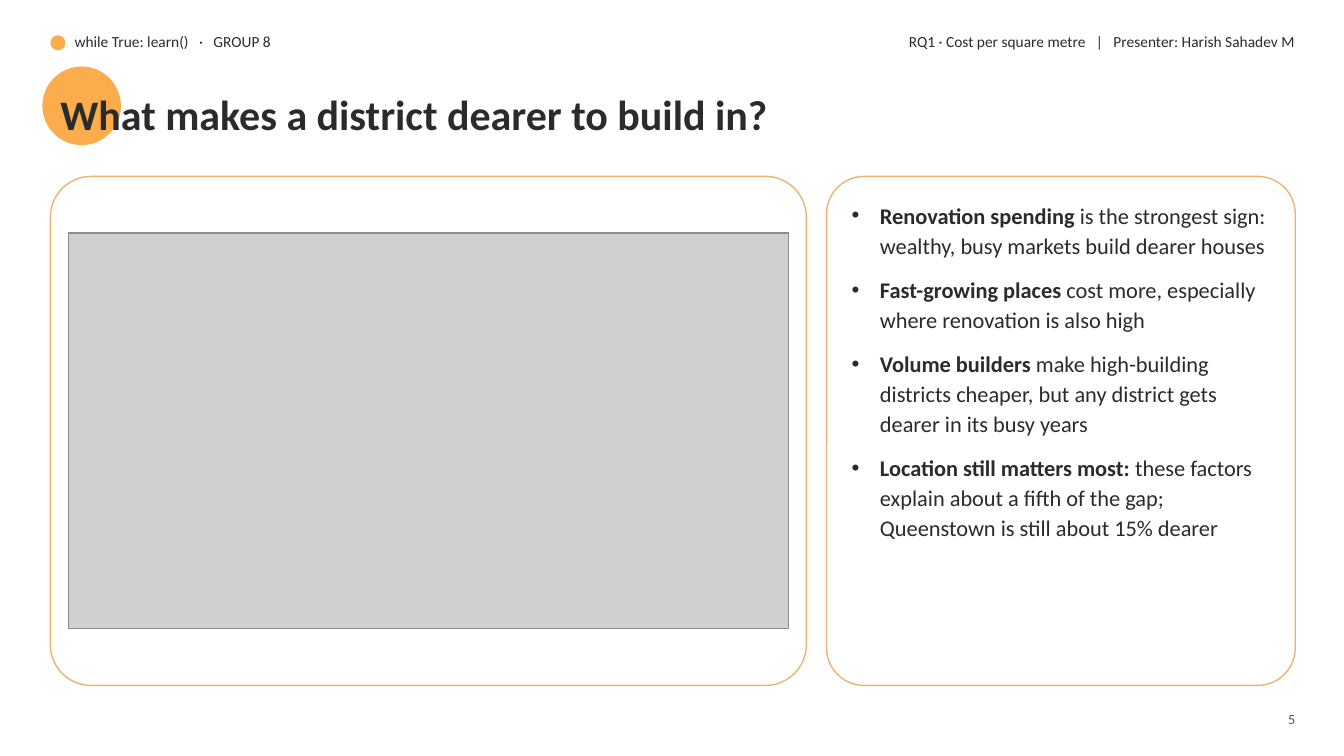
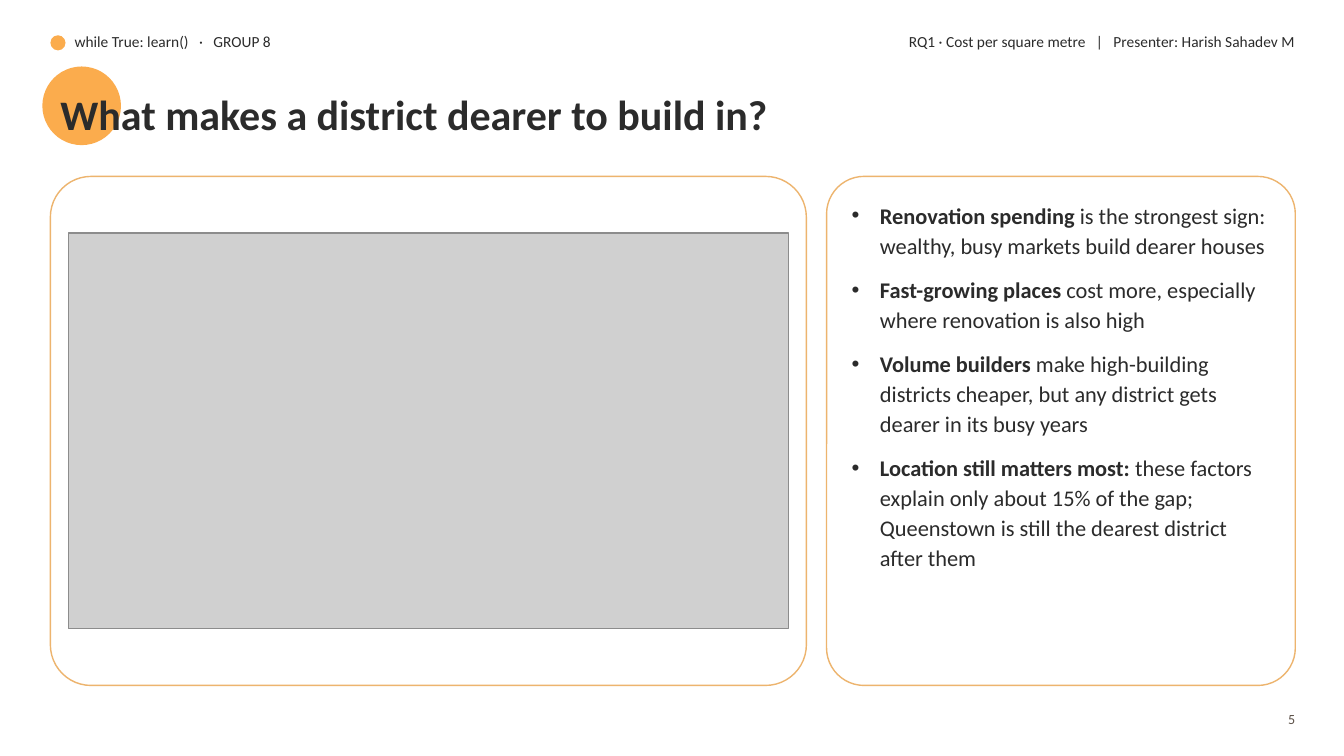
Before and after one commit to harishsahadev/while-True-Learn, a slide deck: slide 6 of building-consents/communication/slides/slides.pptx. Drawn at 1344x756 pixels with LibreOffice and Linux fonts; fonts in the diff are those of the drawing; grey boxes stand for pictures; background and template pictures are left out. Boxes give left, top, right and bottom in pixels: in the first picture for what was removed or moved away, otherwise in the second. Text is boxed around its words. In the diff, an @@ line names an element or a change of style, - is before the commit and + after.

```diff
--- a/building-consents/communication/slides/slides.pptx
+++ b/building-consents/communication/slides/slides.pptx
@@ text at <box>880,460,1252,566</box>: text changed @@
-• Location still matters most: these factors explain about a fifth of the gap; Queenstown is still about 15% dearer
+• Location still matters most: these factors explain only about 15% of the gap; Queenstown is still the dearest district after them
```
Also in this commit, not shown: 3 other slides changed, 43 other files.
